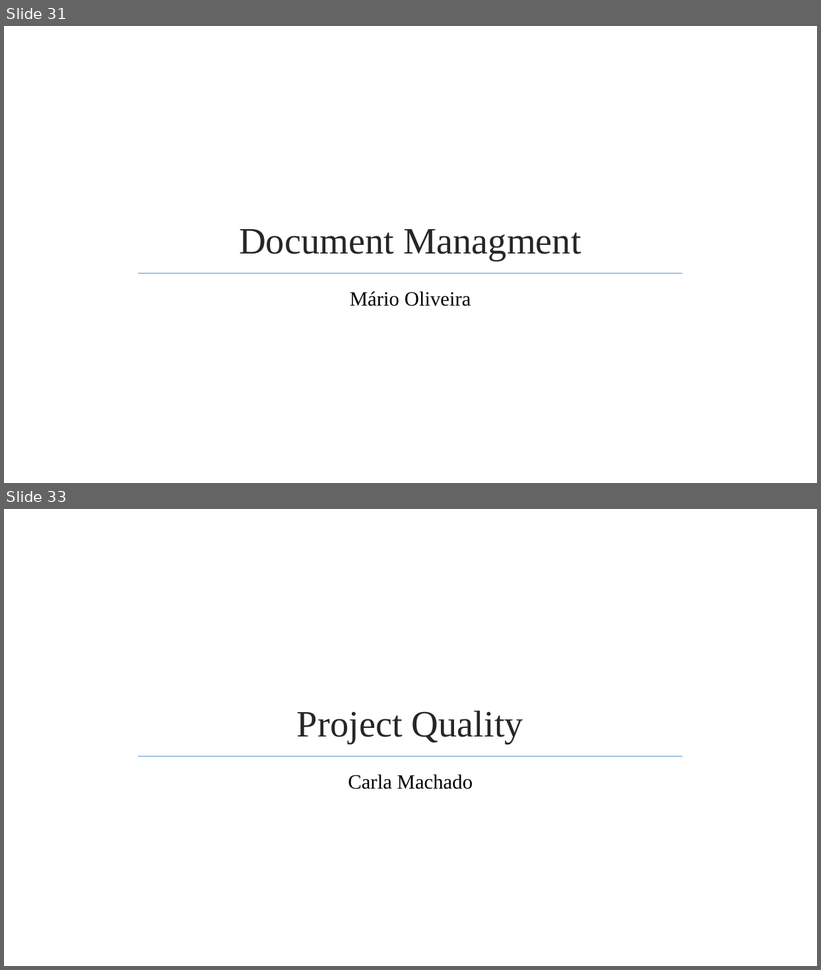
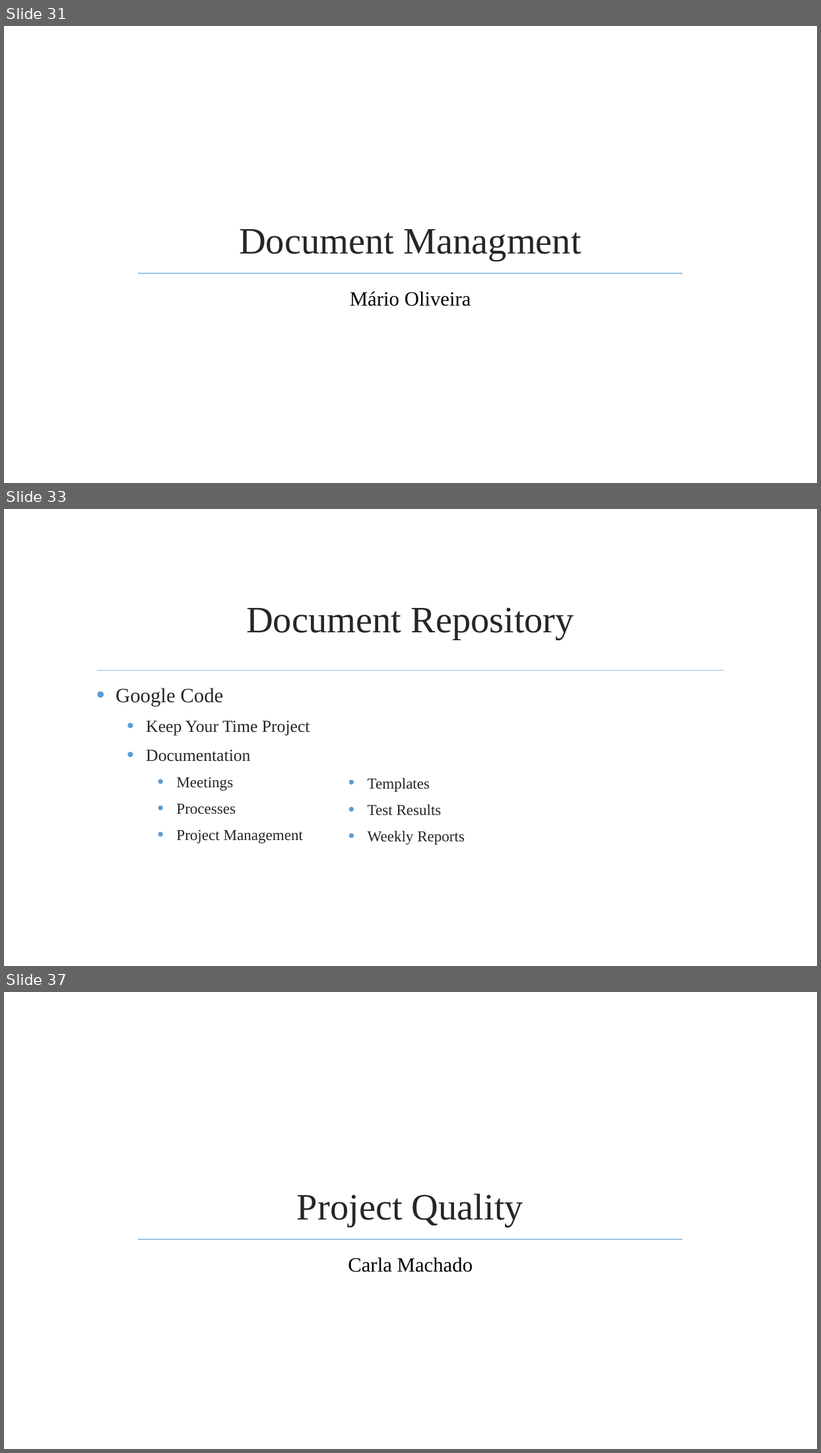
Before and after one commit to jmgirao/projetosoftware1213, a slide deck: Final Presentation/Presentation.pptx. Shown one above the other, each under a label of ours: slides 31 and 33 before the commit, slides 31, 33 and 37 after it; the slides between them are not shown. The pictures are 821x970 and 821x1453 pixels, drawn with LibreOffice and Linux fonts; fonts in the diff are those of the drawing; background and template pictures are left out. Boxes give left, top, right and bottom in pixels: in the first picture for what was removed or moved away, otherwise in the second. Text is boxed around its words. In the diff, an @@ line names an element or a change of style, - is before the commit and + after.

```diff
--- a/Final Presentation/Presentation.pptx
+++ b/Final Presentation/Presentation.pptx
@@ slide 33 added at box(4, 509, 817, 966), background picture (left out) @@
@@ title added at box(246, 607, 574, 640), 44 pt, text #262626 @@
+Document Repository
@@ line added from (97, 671) to (725, 671), #9DC3E6 1.25 pt @@
@@ text added at box(116, 688, 310, 844), 18 pt, text #262626 @@
+• Google Code
+  • Keep Your Time Project
+  • Documentation
+    • Meetings
+    • Processes
+    • Project Management
@@ text added at box(368, 778, 465, 845), 18 pt, text #262626 @@
+    • Templates
+    • Test Results
+    • Weekly Reports
@@ what was slide 33 is now slide 37 @@
```
Also in this commit, not shown: 6 other slides added, 2 slides removed.
